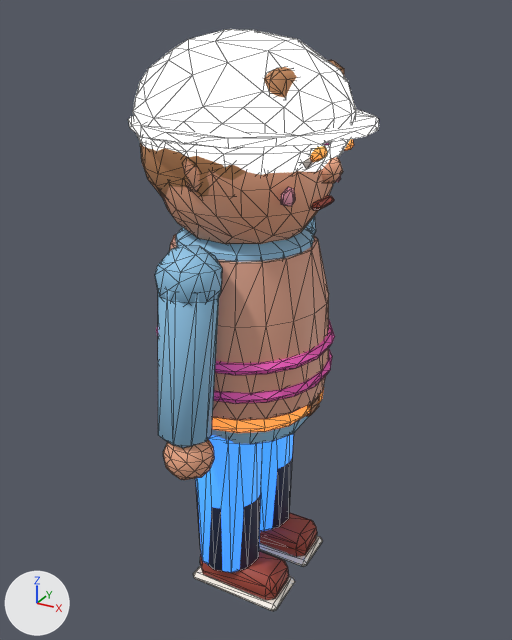
An edit to the glTF model public/models/lod/ped_worker.glb, drawn before and after from the same camera.
One viewpoint serves both versions: a 50 mm lens placed at (0.648, -1.133, 1.173), pointed at (0.017, 0.013, 0.601). The axes (+X, +Y, +Z) are drawn at lower left. The lights are the same throughout. The older version comes first. Mesh edges are drawn as thin lines. Where no turn or scale is listed for an object, it has been applied to the vertices. Vertices at exactly the same position are counted once.

In view in the first picture: 'ped_worker'.
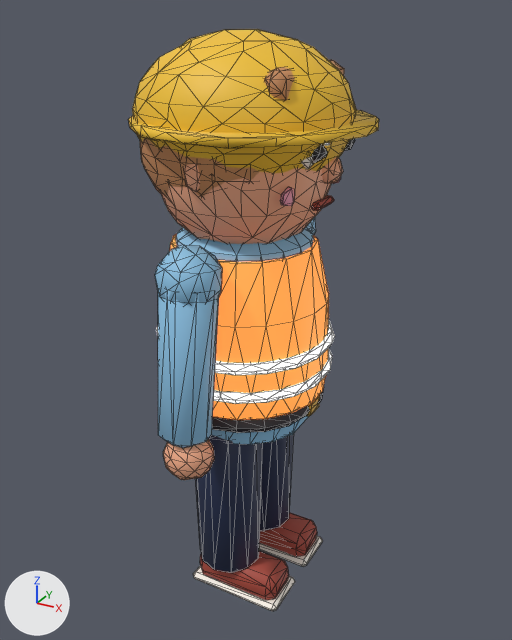
The change, as JSON lines over the scene's bpy script:
```json
{"block": "me_ped_worker_002", "where": "me_ped_worker_002.from_pydata(...)  # 1878 vertices, 3692 faces; spans x -0.219..0.219, y -0.276..0.276, z -0.57..0.57"}
{"block": "me_ped_worker_002", "where": "# used by ob_ped_worker; location = (0.02, -0.001, 0.57)"}
{"block": "me_ped_worker_002", "change": "me_ped_worker_002 part 1: 33 vertices moved from x -0.212..0.165, y -0.169..0.172, z 0.243..0.556 to x -0.212..0.166, y -0.158..0.174, z 0.263..0.556; 245 vertices removed from x -0.218..0.169, y -0.189..0.18, z 0.188..0.57; 244 vertices added at x -0.218..0.172, y -0.189..0.179, z 0.183..0.57"}
{"block": "me_ped_worker_002", "change": "me_ped_worker_002 part 2: 2748 kept faces spanning x -0.219..0.219, y -0.276..0.276, z -0.57..0.565 get new texture (UV) coordinates"}
```

Pixel boxes [x1, y1, x2, y2] of what changed, in the pictures (512 x 640 px; the box of a moved part takes in the faces that stretch with it):
```json
{"part": 1, "of": "me_ped_worker_002", "change": "moved or reshaped", "before": [133, 29, 356, 244], "after": [132, 29, 355, 244]}
{"part": 2, "of": "me_ped_worker_002", "change": "surface changed", "before": [128, 60, 379, 581], "after": [128, 60, 379, 581]}
```
